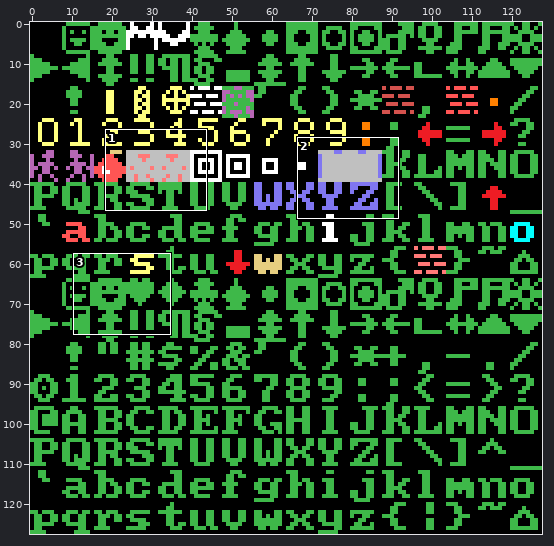
Edited in one commit: sprite sheet (assets/font_SG/raw/font.png). Above, an overview of the earlier version with the close-up marked.
Close-up. Before:
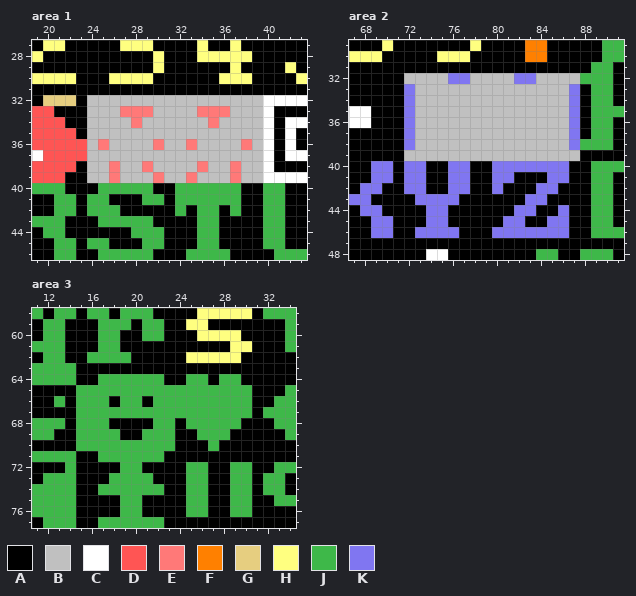
The file is 128x128 pixels. Colours within 5 levels of each other are drawn and written as one. Shown: area 1: x 19..43, y 27..46; area 2: x 67..91, y 29..48; area 3: x 11..34, y 58..77. The commit also changed other parts of the picture, which this record leaves out.
Palette (. is transparent): A #000000  B #c0c0c0  C #ffffff  D #ff5554  E #ff7978  F #ff8000  G #e6ce80  H #ffff80  J #3eb849  K #8076f1
Pixels before, area 1, first column x 19:
27 AHHAAAAAHHHAAAAHAAHAAAAAA
28 HAAAAAAAAAAHAAAHHHHHAAAAA
29 AAAAAAAAAAAHAAAAAAHAAAAHA
30 HHHHAAAHHHHAAAAAAHHHAAAAH
31 AAAAAAAAAAAAAAAAAAAAAAAAA
32 AGGGABBBBBBBBBBBBBBBBCCCC
33 DDAAABBBEEEBBBBEEEBBBCAAA
34 DDDAABBBBEBBBBBBEBBBBCACC
35 DDDDABBBBBBBBBBBBBBBBCACA
36 DDDDDBEBBBBEBBEBBBBEBCACA
37 CDDDDBBBBBBBBBBBBBBBBCACC
38 DDDDABBEBBEBBBBEBBEBBCAAA
39 DDDAABBEBBBEBBEBBBEBBCCCC
40 JJJAAAJJJJJAAJJJJJJAAJJAA
41 AAJJAJJAAAJJAJJJJJJAAJJAA
42 AAJJAJJJAAAAAJAJJAJAAJJAA
43 JJJAAAJJJJJAAAAJJAAAAJJAA
44 AJJAAAAAAJJJAAAJJAAAAJJAA
45 AAJJAJJAAAJJAAAJJAAAAJJAA
46 AAJJAAJJJJJAAAJJJJAAAAJJJ
Pixels before, area 2, first column x 67:
29 AAAHAAAAAAAHAAAAFFAAAAAJJ
30 HHHAAAAAHHHAAAAAFFAAAAAJJ
31 AAAAAAAAAAAAAAAAAAAAAAJJA
32 AAAAABBBBKKBBBBKKBBBBJJJA
33 AAAAAKBBBBBBBBBBBBBBKAJJA
34 AAAAAKBBBBBBBBBBBBBBKAJJA
35 CCAAAKBBBBBBBBBBBBBBKAJJJ
36 CCAAAKBBBBBBBBBBBBBBKAJJA
37 AAAAAKBBBBBBBBBBBBBBKAJJA
38 AAAAAKBBBBBBBBBBBBBBKJJJA
39 AAAAABBBBBBBBBBBBBBBBAAAA
40 AAKKAKKAAKKAAKKKKKKKAAJJJ
41 AAKKAKKAAKKAAKKAAAKKAAJJA
42 AKKAAKKAAKKAAKAAAKKAAAJJA
43 KKAAAAKKKKAAAAAAKKAAAAJJA
44 AKKAAAAKKAAAAAAKKAAKAAJJA
45 AAKKAAAKKAAAAAKKAAKKAAJJA
46 AAKKAAKKKKAAAKKKKKKKAAJJJ
47 AAAAAAAAAAAAAAAAAAAAAAAAA
48 AAAAAAACCAAAAAAAAJJAAJJJA
Pixels before, area 3, first column x 11:
58 JAJJAJJAJJJAAAAHHHHHAJJJ
59 AJJAAAJJJAJJAAHHAAAAAAAJ
60 AJJAAAJJAAJJAAAHHHHAAAAJ
61 JJJAAAJJAAAAAAAAAAHHAAAJ
62 AJJAAJJJJAAAAAHHHHHAAAAA
63 JJJJAAAAAAAAAAAAAAAAAAAA
64 JJJJAAJJJJJJAAJJAJJAAAAA
65 AAAAJJJJJJJJJJJJJJJJAAAJ
66 AAJAJJJAJJAJJJJJJJJJAAJJ
67 AAAAJJJJJJJJJJJJJJJJAJJJ
68 JJJAJJJAAAAJJAJJJJJAAAJJ
69 JJAAJJJJAAJJJAAJJJAAAAAJ
70 AAAAJJJJJJJJJAAAJAAAAAAA
71 JJJJAAJJJJJJAAAAAAAAAAAA
72 AAAJAAAAJJAAAAJJAAJJAAJJ
73 AJJJAAAJJJJAAAJJAAJJAJJA
74 JJJJAAJJJJJJAAJJAAJJAJJA
75 JJJJAAAAJJAAAAJJAAJJAAJJ
76 JJJJAAAAJJAAAAJJAAJJAAAA
77 AJJJAAJJJJJJAAAAAAAAAAAA
Once edited:
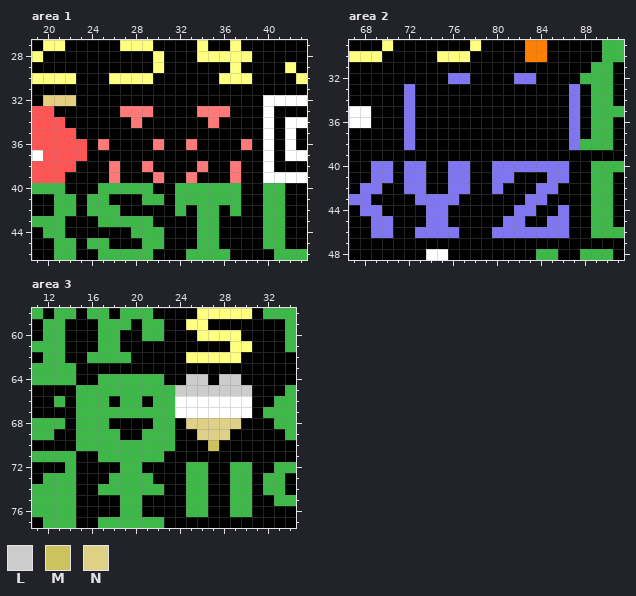
Colours new in this view: L #cccccc  M #ccc35e  N #ded087
The edit:
Area 1:
y 32: x 24..39 BBBBBBBBBBBBBBBB -> AAAAAAAAAAAAAAAA
y 33: x 24..26 BBB -> AAA; x 30..33 BBBB -> AAAA; x 37..39 BBB -> AAA
y 34: x 24..27 BBBB -> AAAA; x 29..34 BBBBBB -> AAAAAA; x 36..39 BBBB -> AAAA
y 35: x 24..39 BBBBBBBBBBBBBBBB -> AAAAAAAAAAAAAAAA
y 36: x 24 B -> A; x 26..29 BBBB -> AAAA; x 31..32 BB -> AA; x 34..37 BBBB -> AAAA; x 39 B -> A
y 37: x 24..39 BBBBBBBBBBBBBBBB -> AAAAAAAAAAAAAAAA
y 38: x 24..25 BB -> AA; x 27..28 BB -> AA; x 30..33 BBBB -> AAAA; x 35..36 BB -> AA; x 38..39 BB -> AA
y 39: x 24..25 BB -> AA; x 27..29 BBB -> AAA; x 31..32 BB -> AA; x 34..36 BBB -> AAA; x 38..39 BB -> AA
Area 2:
y 32: x 72..75 BBBB -> AAAA; x 78..81 BBBB -> AAAA; x 84..87 BBBB -> AAAA
y 33..38: x 73..86 BBBBBBBBBBBBBB -> AAAAAAAAAAAAAA
y 39: x 72..87 BBBBBBBBBBBBBBBB -> AAAAAAAAAAAAAAAA
Area 3:
y 64: x 25..26 JJ -> LL; x 28..29 JJ -> LL
y 65: x 24..30 JJJJJJJ -> LLLLLLL
y 66..67: x 24..30 JJJJJJJ -> CCCCCCC
y 68: x 25..29 JJJJJ -> NNNNN
y 69: x 26..28 JJJ -> NNN
y 70: x 27 J -> M
Boxes around the changes in both close-ups, in picture pixels (x1, y1, x2, y2):
changed: (87, 95, 263, 183)
changed: (404, 73, 580, 161)
changed: (175, 374, 252, 451)
